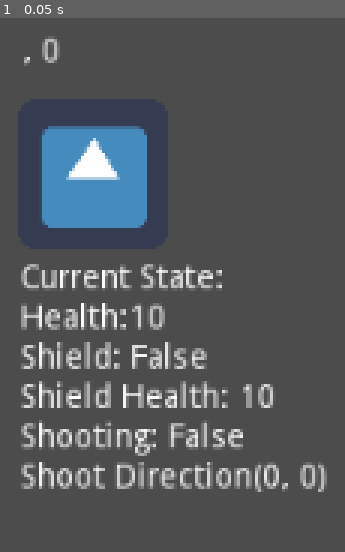
Above: before the commit, frame 1.
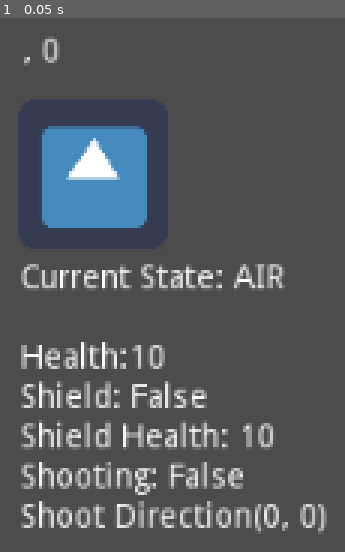
Above: after the commit, the same moment.

Repository: VGDC-UCI/Shooty-Game
Game: Godot game, scene res://Scenes/Player.tscn
The game is run twice, just before and just after one commit, with the same random seed, the same clock (stepped at 60 frames per second) and the same inputs. This scene is started directly instead of the project's main scene. The engine's default icon, where the game draws it, is replaced by a stand-in: a white triangle on a blue panel in a dark square.
Inputs:
- Up to frame 1 (0.05 s): no input

The runs differ from the first frame. In frame 1, 9.6% of the frame differs, in the area x 6-95%, y 46-97%.

Commit message:
Added basic state machine

Diff:
--- a/Scripts/Player.gd
+++ b/Scripts/Player.gd
@@ -4,6 +4,7 @@
 
 # Constants
 const GRAVITY := 1200
+enum States {GROUND, AIR, WALL}
 
 # Player Properties
 var player_name := ""
@@ -13,6 +14,7 @@
 # Player States
 export (int) onready var player_health = default_health
 puppet var score := 0
+export (States) puppet var current_state := States.AIR
 
 # Shield Properties
 export var default_shield := 10
@@ -80,7 +82,8 @@
 # Called every frame. 'delta' is the elapsed time since the previous frame.
 func _physics_process(delta: float) -> void:
 	get_input(delta)
-	update_state(delta)
+	update_state()
+	apply_state(delta)
 	set_camera()
 	# send information to ui, make this a function later
 	get_node("DebugLabel").text = to_string()
@@ -143,12 +146,84 @@
 
 func get_input(delta: float) -> void:
 	if is_network_master():
-		get_movement_input()
-		get_jumping_input(delta)
-		get_dashing_input()
-		get_shooting_input()
-		get_shield_input()
-		get_wall_sliding_input()
+		match current_state:
+			States.GROUND:
+				get_movement_input()
+				get_jumping_input(delta)
+				get_dashing_input()
+				get_shooting_input()
+				get_shield_input()
+			States.AIR:
+				get_movement_input()
+				get_jumping_input(delta)
+				get_dashing_input()
+				get_shooting_input()
+				get_shield_input()
+			States.WALL:
+				get_movement_input()
+				get_jumping_input(delta)
+				get_dashing_input()
+				get_shooting_input()
+				get_shield_input()
+				get_wall_sliding_input()
+
+
+func update_state() -> void: # Detects for state transitions
+	if is_network_master():
+		match current_state:
+			States.GROUND:
+				if not is_on_floor():
+					current_state = States.AIR
+			States.AIR:
+				if is_on_floor():
+					current_state = States.GROUND
+				elif is_on_wall():
+					current_state = States.WALL
+			States.WALL:
+				if not is_on_wall():
+					current_state = States.AIR
+				elif is_on_floor():
+					current_state = States.GROUND
+		rset("current_state", current_state)
+
+
+func apply_state(delta: float) -> void: # Apply the functions of the current state
+	velocity = player_velocity
+
+	if is_network_master():
+		match current_state:
+			States.GROUND:
+				apply_gravity(delta) # Gravity must be applied on every state or is_on_ground() won't work correctly. (Apply before everything else)
+				apply_movement(delta)
+				apply_jump()
+				apply_dash()
+				apply_shooting(delta)
+			States.AIR:
+				apply_gravity(delta)
+				apply_movement(delta)
+				apply_jump()
+				apply_dash()
+				apply_shooting(delta)
+				apply_wall_slide()
+			States.WALL:
+				apply_gravity(delta)
+				apply_movement(delta)
+				apply_jump()
+				apply_dash()
+				apply_shooting(delta)
+				apply_wall_slide()
+
+		rset("player_velocity", velocity)
+		player_velocity = velocity # so i can save the data of this velocity to use elsewhere
+		rset_unreliable("player_position", position)
+	else:
+		position = player_position
+		velocity = player_velocity
+
+	move_and_slide(velocity, Vector2(0, -1)) #added a floor
+
+	if not is_network_master():
+		player_position = position # To avoid jitter
 
 
 func apply_movement(delta: float) -> void:
@@ -182,7 +257,7 @@
 
 func apply_gravity(delta: float) -> void:
 	if is_on_floor():
-		velocity.y = 0
+		velocity.y = GRAVITY * delta
 		on_ground_persistance_time_left = on_ground_persistance_time_frame
 		air_jumps_left = air_jumps
 	else:
@@ -234,29 +309,6 @@
 		time_left_till_next_bullet = fire_rate
 
 
-func update_state(delta: float) -> void: # Updates state
-	velocity = player_velocity
-
-	if is_network_master():
-		apply_gravity(delta)
-		apply_movement(delta)
-		apply_jump()
-		apply_wall_slide()
-		apply_dash()
-		apply_shooting(delta)
-
-		rset("player_velocity", velocity)
-		player_velocity = velocity # so i can save the data of this velocity to use elsewhere
-		rset_unreliable("player_position", position)
-	else:
-		position = player_position
-		velocity = player_velocity
-
-	move_and_slide(velocity, Vector2(0, -1)) #added a floor
-
-	if not is_network_master():
-		player_position = position # To avoid jitter
-
 #this is inefficent
 func set_camera() -> void:
 	if is_network_master():
@@ -305,7 +357,15 @@
 
 func _to_string() -> String:
 	var player_string := ""
+
 	player_string += "Current State: "
+	match current_state:
+		States.GROUND:
+			player_string += "GROUND\n"
+		States.AIR:
+			player_string += "AIR\n"
+		States.WALL:
+			player_string += "WALL\n"
 
 	player_string += "\n"
 
